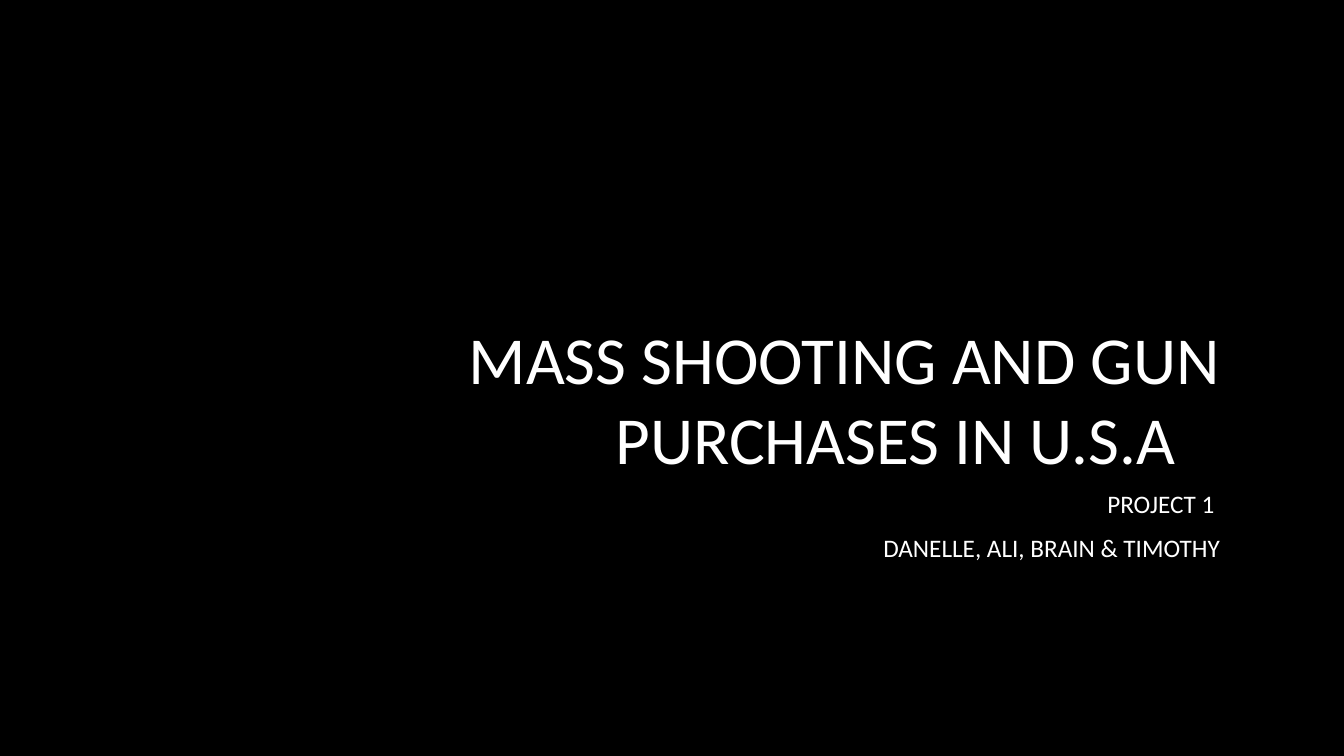
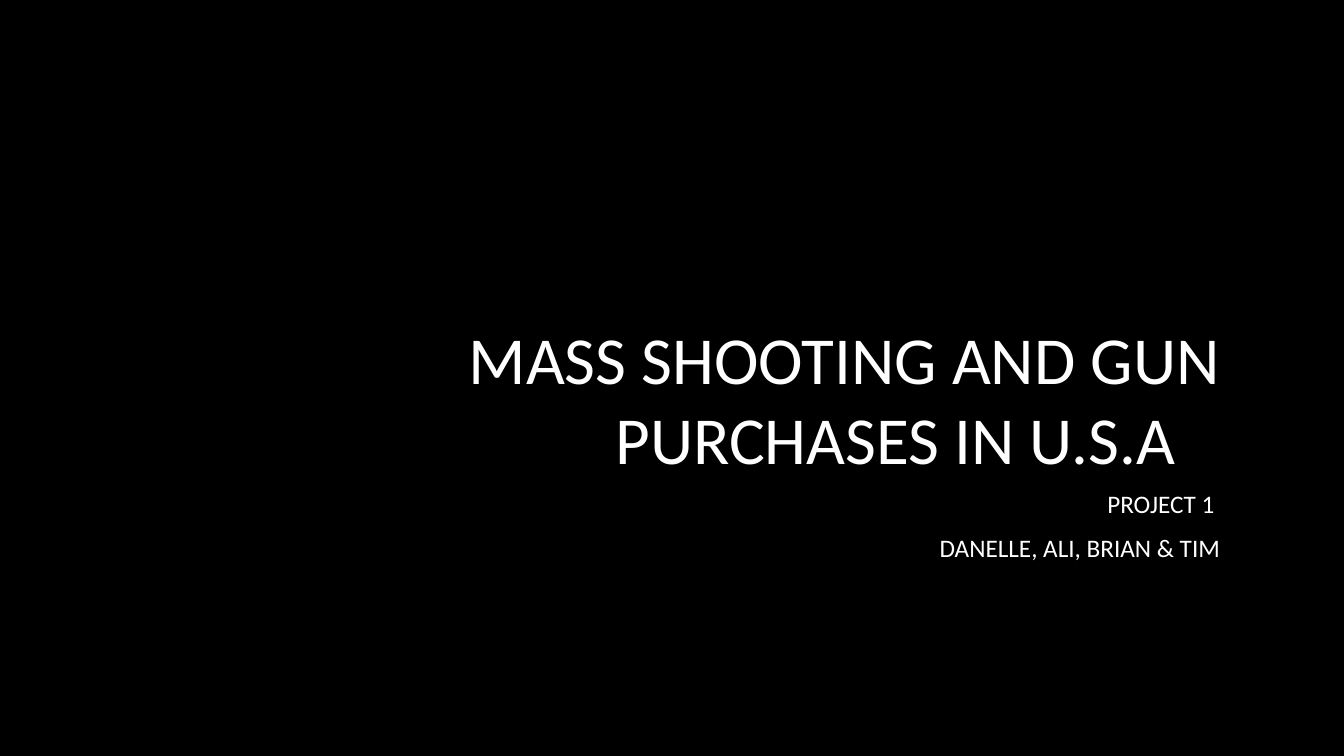
Before and after one commit to tmartinez52/Driving-Gun-Sales, a slide deck: slide 1 of Data Merged/Mass Shooting and Gun purchases in U.S.A .pptx. Drawn at 1344x756 pixels with LibreOffice and Linux fonts; fonts in the diff are those of the drawing; background and template pictures are left out. Boxes give left, top, right and bottom in pixels: in the first picture for what was removed or moved away, otherwise in the second. Text is boxed around its words. In the diff, an @@ line names an element or a change of style, - is before the commit and + after.

```diff
--- a/Data Merged/Mass Shooting and Gun purchases in U.S.A .pptx
+++ b/Data Merged/Mass Shooting and Gun purchases in U.S.A .pptx
@@ subtitle at [940, 540, 1220, 560]: text changed @@
-DANELLE, ALI, BRAIN & TIMOTHY
+DANELLE, ALI, BRIAN & TIM
```
Also in this commit, not shown: 3 other slides changed, 3 slides added.
